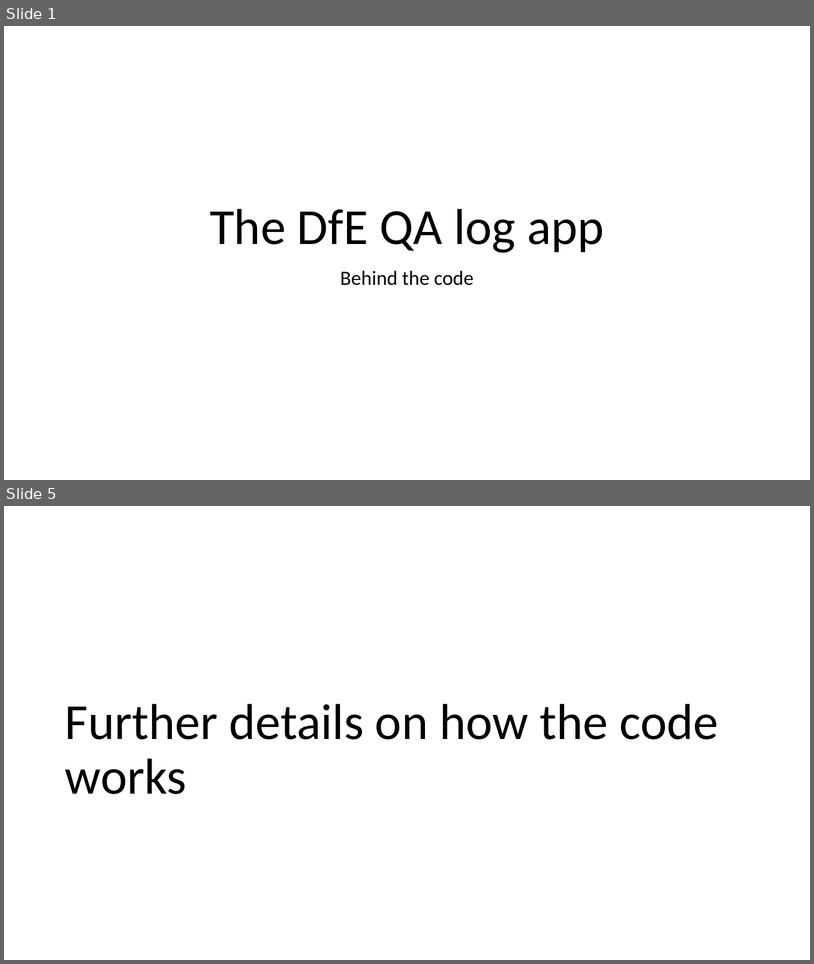
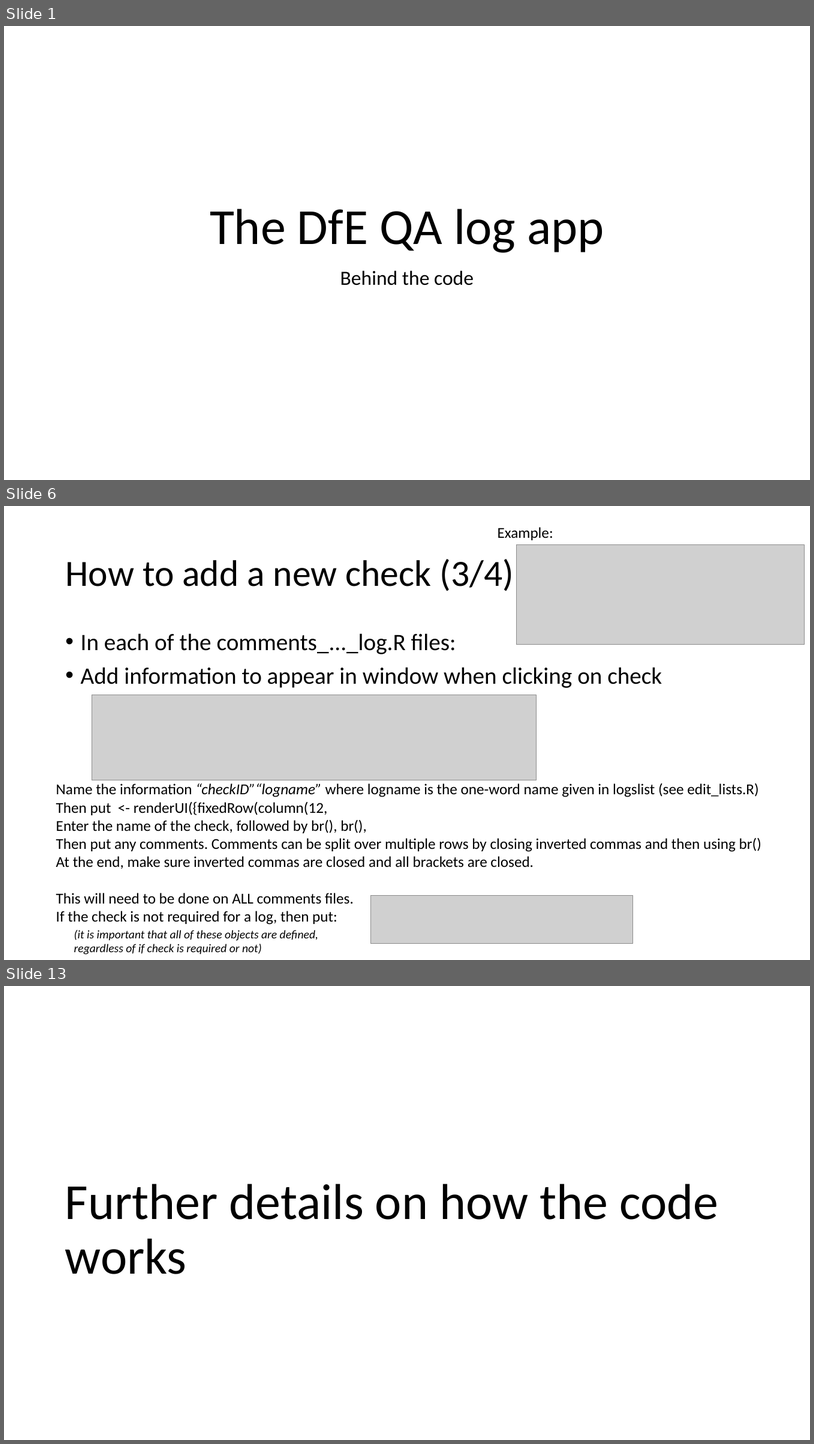
Before and after one commit to tmorley1/qa_log_app, a slide deck: QA log app - behind the code.pptx. Shown one above the other, each under a label of ours: slides 1 and 5 before the commit, slides 1, 6 and 13 after it; the slides between them are not shown. The pictures are 814x964 and 814x1444 pixels, drawn with LibreOffice and Linux fonts; fonts in the diff are those of the drawing; grey boxes stand for pictures. Boxes give left, top, right and bottom in pixels: in the first picture for what was removed or moved away, otherwise in the second. Text is boxed around its words. In the diff, an @@ line names an element or a change of style, - is before the commit and + after.

```diff
--- a/QA log app - behind the code.pptx
+++ b/QA log app - behind the code.pptx
@@ slide 6 added at (4, 506, 810, 960), background #FFFFFF @@
@@ text added at (498, 527, 554, 540), 18 pt, text #000000 @@
+Example:
@@ title added at (65, 559, 513, 591), 44 pt, text #000000 @@
+How to add a new check (3/4)
@@ picture added at (516, 545, 805, 645) @@
@@ text added at (81, 633, 662, 688), 28 pt, text #000000 @@
+• In each of the comments_..._log.R files:
+• Add information to appear in window when clicking on check
@@ picture added at (92, 695, 537, 780) @@
@@ text added at (56, 783, 762, 924), 18 pt, text #000000 @@
+Name the information “checkID”“logname” where logname is the one-word name given in logslist (see edit_lists.R)
+Then put <- renderUI({fixedRow(column(12,
+Enter the name of the check, followed by br(), br(),
+Then put any comments. Comments can be split over multiple rows by closing inverted commas and then using br()
+At the end, make sure inverted commas are closed and all brackets are closed.
+This will need to be done on ALL comments files.
+If the check is not required for a log, then put:
@@ picture added at (371, 895, 633, 943) @@
@@ text added at (74, 930, 318, 954), 14 pt, text #000000, italic @@
+(it is important that all of these objects are defined, regardless of if check is required or not)
@@ what was slide 5 is now slide 13 @@
```
Also in this commit, not shown: 3 slides changed, 7 other slides added, 5 other files.
